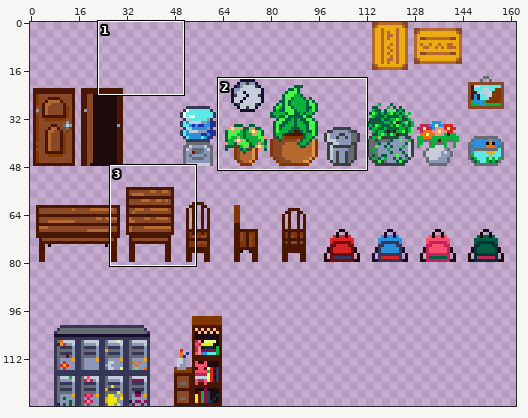
Sprite sheet -- DetentionProject/Assets/Resources/Sprites/Enviroment/OBJ_School.png. The picture above shows the old version from afar; the outline marks the close-up.
Close-up. First the earlier version:
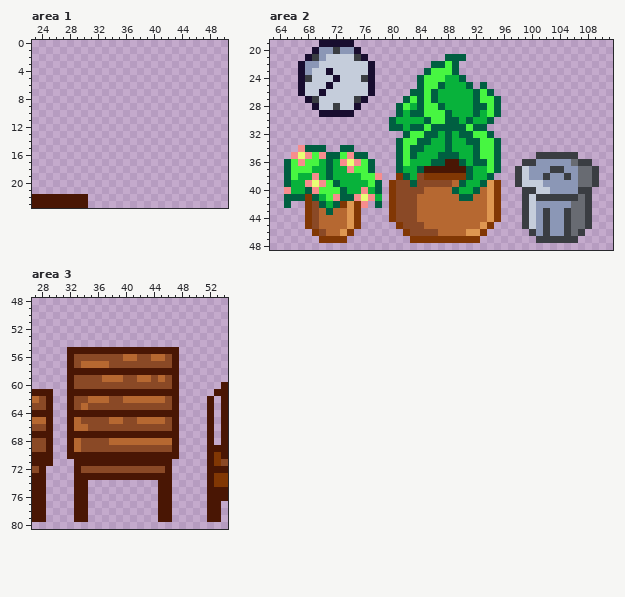
The file is 200x128 pixels. Shown: area 1: x 23..50, y 0..23; area 2: x 63..111, y 19..48; area 3: x 27..54, y 48..80. The old version is drawn lined up with the new one. The wide view leaves out empty margins. The commit also changed other parts of the picture, which this record leaves out.
Now the later version:
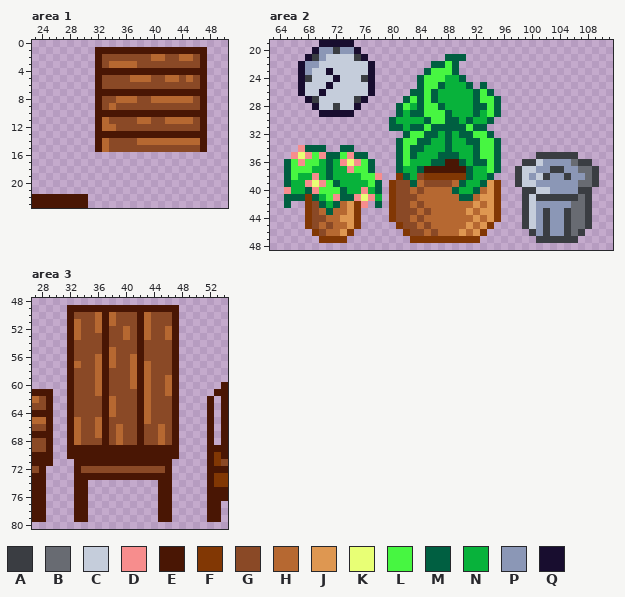
Palette (. is transparent): A #3a3d42  B #686b72  C #c5cddb  D #f78d8d  E #491604  F #813704  G #8a4926  H #b66831  J #de9751  K #e8ff75  L #47f641  M #005f41  N #08b23b  P #8b97b6  Q #180d2f
The edit:
drawings rearranged on the sheet (the old picture shows each at its new place; 3 dropped ones are not shown)
--- area 1
@@ x 23..50 @@
  0 ............................
- 1 ............................
- 2 ............................
- 3 ............................
- 4 ............................
- 5 ............................
- 6 ............................
- 7 ............................
- 8 ............................
- 9 ............................
-10 ............................
-11 ............................
-12 ............................
-13 ............................
-14 ............................
-15 ............................
+ 1 .........EEEEEEEEEEEEEEEE...
+ 2 .........EGGGGGGGHHGGHHGE...
+ 3 .........EGHHHHGGGGGGGGGE...
+ 4 .........EEEEEEEEEEEEEEEE...
+ 5 .........EGGGGHHHGGHHGHGE...
+ 6 .........EGGGGGGGGGGGGGGE...
+ 7 .........EEEEEEEEEEEEEEEE...
+ 8 .........EGGHHHGGHHHHHHGE...
+ 9 .........EGHGGGGGGGGGGGGE...
+10 .........EEEEEEEEEEEEEEEE...
+11 .........EHGGGGHHGGHHHHGE...
+12 .........EHHGGGGGGGGGGGGE...
+13 .........EEEEEEEEEEEEEEEE...
+14 .........EHGGGGHHHHHHHHHE...
+15 .........EHGGGGGGGGGGGGGE...
 16 ............................
--- area 2
@@ x 63..111 @@
 35 ...DKDLDMMLDMM....MLMNNNMMMNNMLLM.....AAAAAA.....
-36 ..MLDLLNMNDKDLM...MLNNNMMEEMNMMLM...AAPPPPPBAA...
-37 ..MLLLNNMNNDLLM...MNNMEEEEEEMNNLM..ACPPPAAPPBBA..
-38 ..MLNNDNMNNNNLLD..FMNGFFFFFFMNNM...ACPPAPPAPBBA..
-39 ..MNNDKDLMNNNNLM.FGGMGGGGGHMNNMJF..ACCCPPPPPBBA..
-40 ..DNNMDLLLMNNDNM.FGGGGHHHHMNNMHJF...AACCPPPPAA...
-41 ..MMMFMNLDMMDKDN.FGGGHHHHHHMMHHJF...ACAAAAAABA...
-42 ..M..FGMNMFJFD.M.FGGGHHHHHHHHHHJF...ACPPPPPBBA...
-43 .....FGHMHHJF....FGGGHHHHHHHHHHJF...ACPAPPABBA...
-44 .....FGHHHHJF....FGGGHHHHHHHHHHJF...ACPAPPABBA...
-45 .....FGHHHHJF.....FGGGHHHHHHHHJF....ACPAPPABBA...
-46 ......FGHHJF.......FGGGGHHHHJJF......APAPPABA....
+36 ..MLDLLNMNDKDLM...MLNNNMMEEMNMMLM...AACPPPPBAA...
+37 ..MLLLNNMNNDLLM...MNNMEEEEEEMNNLM..ACCPPAAPPBBA..
+38 ..MLNNDNMNNNNLLD..FMNGFFFFFFMNNM...ACPCAPPAPPBA..
+39 ..MNNDKDLMNNNNLM.FGGMHGGGGHMNNMJF..ACCPPPPPPBBA..
+40 ..DNNMDLLLMNNDNM.FGGHGHHHHMNNMHJF...AACCPPPPAA...
+41 ..MMMFMNLDMMDKDN.FGGGHHHHHHMMHJJF...ACAAAAAABA...
+42 ..M..FGMNMHJFD.M.FGGHGHHHHHHHJHJF...ACPPPPPBBA...
+43 .....FGHMHHJF....FGGGHGHHHHHJHJJF...ACPAPPABBA...
+44 .....FGGHHJJF....FGGHGHHHHHHHJHJF...ACPAPPABBA...
+45 .....FGHGHHJF.....FGGHGHHHHHJHJF....ACPAPPABBA...
+46 ......FGHHJF.......FGGHGHHHJHJF......APAPPABA....
 47 .......FFFF.........FFFFFFFFFF........AAAAAA.....
--- area 3
@@ x 27..54 @@
 48 ............................
-49 ............................
-50 ............................
-51 ............................
-52 ............................
-53 ............................
-54 ............................
-55 .....EEEEEEEEEEEEEEEE.......
-56 .....EGGGGGGGHHGGHHGE.......
-57 .....EGHHHHGGGGGGGGGE.......
-58 .....EEEEEEEEEEEEEEEE.......
-59 .....EGGGGHHHGGHHGHGE.......
-60 .....EGGGGGGGGGGGGGGE......E
-61 EEE..EEEEEEEEEEEEEEEE.....EE
-62 HGE..EGGHHHGGHHHHHHGE....E.E
-63 GGE..EGHGGGGGGGGGGGGE....E.E
-64 EEE..EEEEEEEEEEEEEEEE....E.E
-65 HHE..EHGGGGHHGGHHHHGE....E.E
-66 GGE..EHHGGGGGGGGGGGGE....E.E
-67 EEE..EEEEEEEEEEEEEEEE....E.E
-68 GGE..EHGGGGHHHHHHHHHE....E.E
-69 GGE..EHGGGGGGGGGGGGGE....EEE
+49 .....EEEEEEEEEEEEEEEE.......
+50 .....EGGGHEHGGGEHGGGE.......
+51 .....EHGGHEHGGGEHGGGE.......
+52 .....EHGGHEGGHGEHGGHE.......
+53 .....EHGGGEGGHGEHGGHE.......
+54 .....EGGGGEGGGGEGGGGE.......
+55 .....EGGGGEHGGGEGGGGE.......
+56 .....EGGGHEHGGHEGGGGE.......
+57 .....EHGGHEHGGHEHGGGE.......
+58 .....EGGGHEGGGHEHGGGE.......
+59 .....EGGGHEGGGHEHGGHE.......
+60 .....EGGGHEGGGHEHGGHE......E
+61 EEE..EGGGHEGGGGEHGGHE.....EE
+62 HGE..EGGGGEHGGGEHGGGE....E.E
+63 GGE..EGGGGEHGGGEHGGGE....E.E
+64 EEE..EGGGGEHGGGEHGGGE....E.E
+65 HHE..EHGGHEGGGGEHGGGE....E.E
+66 GGE..EHGGHEGHGGEGGHGE....E.E
+67 EEE..EHGGHEGHGGEGGHGE....E.E
+68 GGE..EHGGGEGHGGEGGHGE....E.E
+69 GGE..EEEEEEEEEEEEEEEE....EEE
 70 EEE..EEEEEEEEEEEEEEEE....EFE
Pixel boxes of the changes (left, top, right, bottom) in both close-ups:
added: (95, 47, 207, 152)
changed: (529, 159, 543, 187)
changed: (578, 173, 585, 180)
changed: (410, 180, 431, 236)
changed: (459, 194, 487, 236)
changed: (319, 201, 347, 229)
changed: (67, 305, 179, 452)
